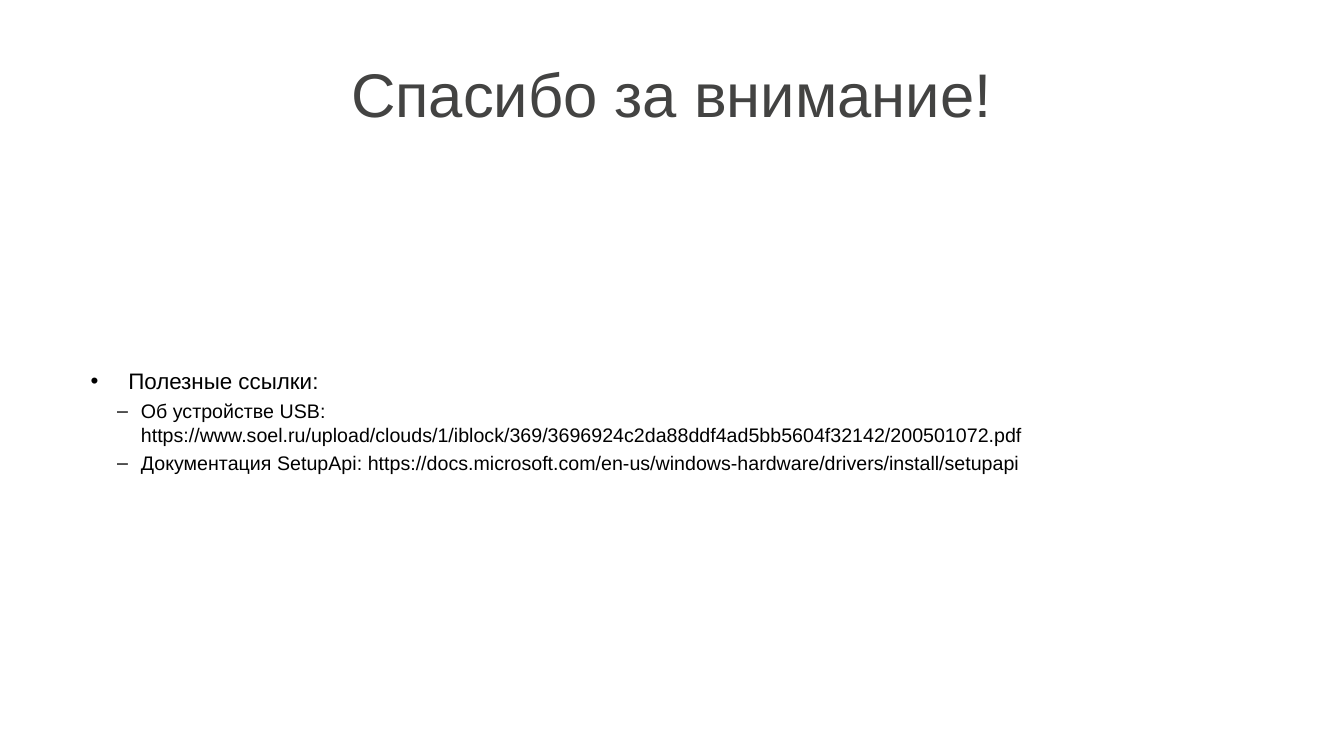
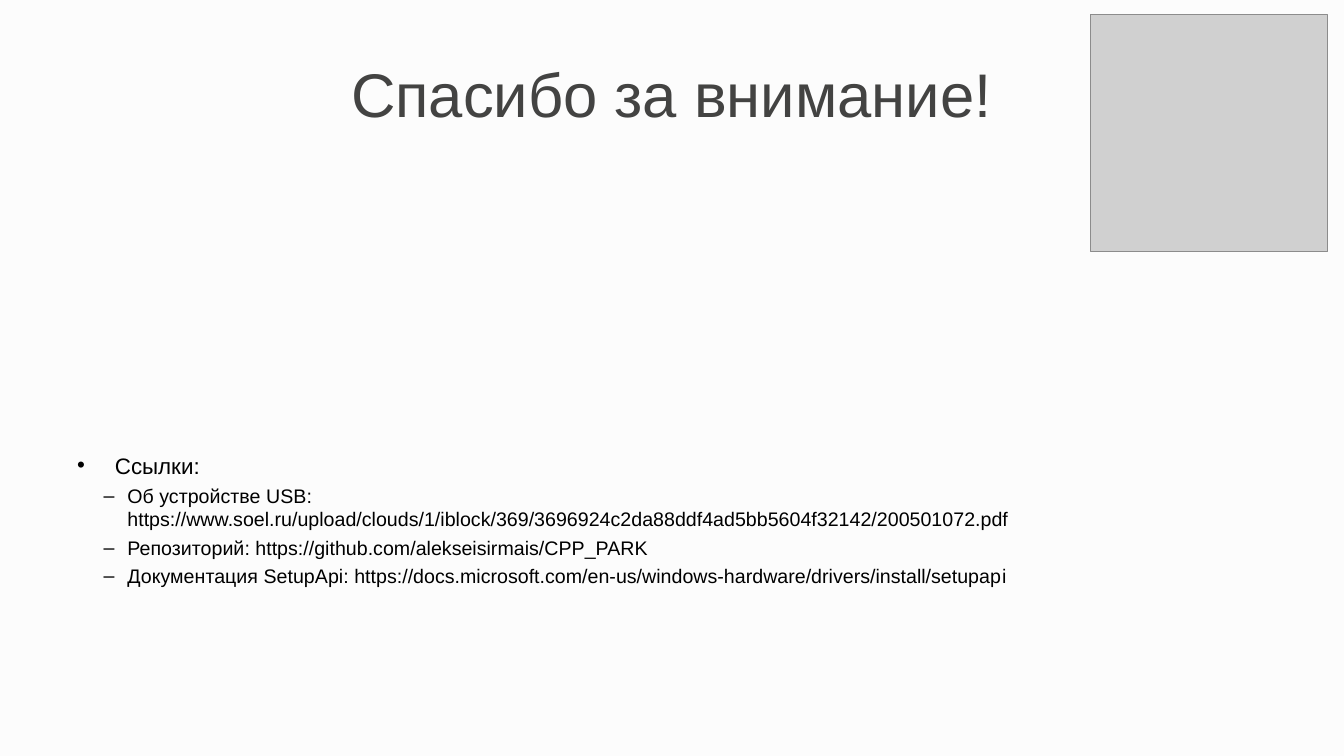
Before and after one commit to alekseisirmais/CPP_PARK, a slide deck: slide 11 of К защите.ppt (slide 10 before the commit). Drawn at 1344x756 pixels with LibreOffice and Linux fonts; fonts in the diff are those of the drawing; grey boxes stand for pictures. Boxes give left, top, right and bottom in pixels: in the first picture for what was removed or moved away, otherwise in the second. Text is boxed around its words. In the diff, an @@ line names an element or a change of style, - is before the commit and + after.

Commit message:
pres1.0

```diff
--- a/К защите.ppt
+++ b/К защите.ppt
@@ background #FFFFFF to #F2F2F2 at 20% opacity @@
@@ picture added at (1090,15,1327,252) @@
@@ text "Cсылки:": place and size @@
-text "Cсылки:" at (128,373,1021,474)
+text "Cсылки:" at (115,458,1007,587)
@@ text at (115,458,200,475): text changed @@
-• Полезные ссылки:
+• Cсылки:
@@ text at (127,540,647,559): paragraph added @@
+  – Репозиторий: https://github.com/alekseisirmais/CPP_PARK
```
Also in this commit, not shown: 4 other slides changed, 6 slides added, 6 slides removed.
